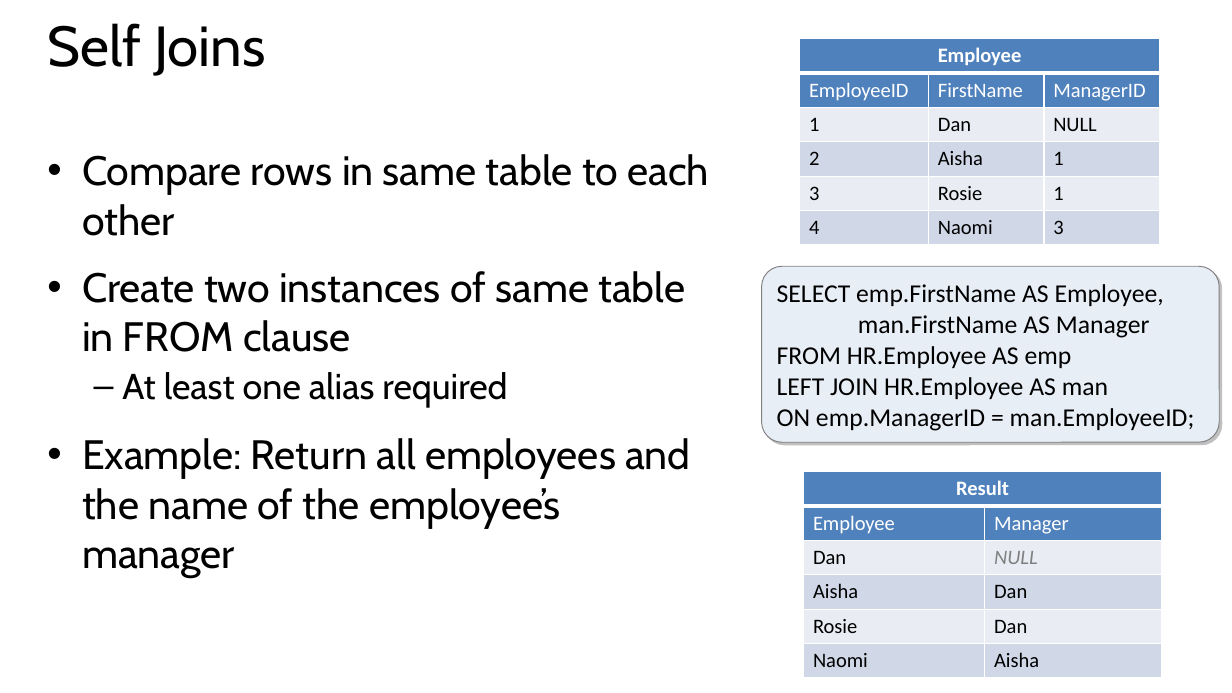
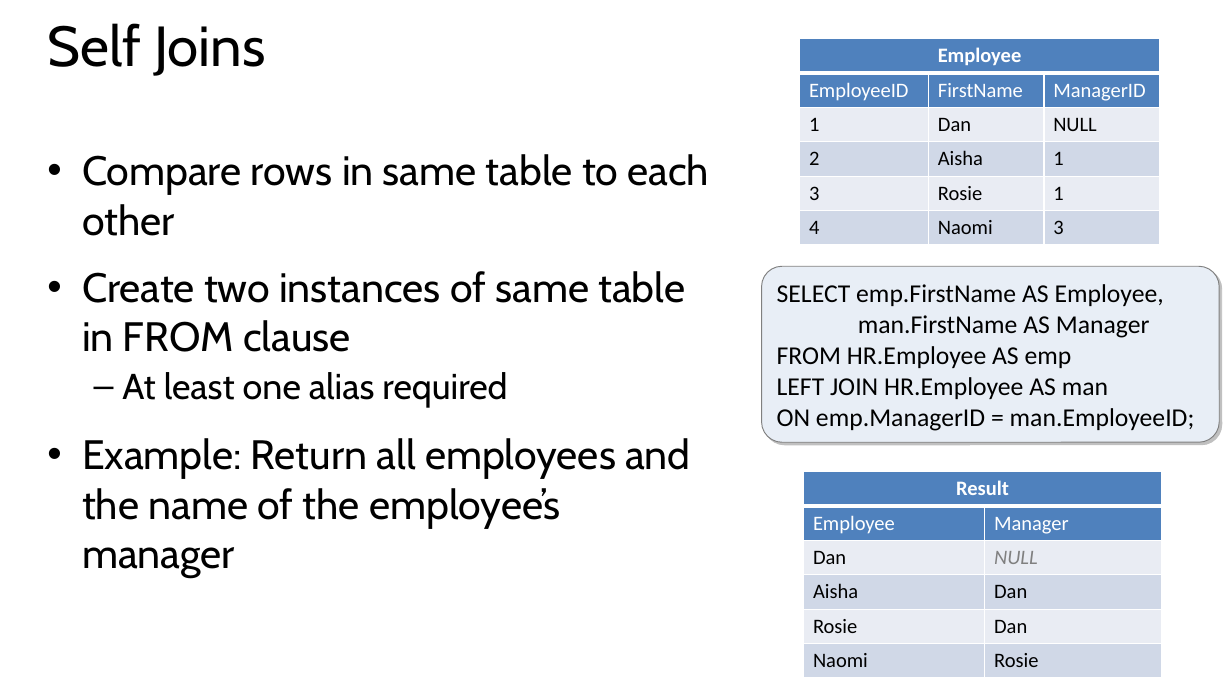
Before and after one commit to nf15/QueryingT-SQL, a slide deck: slide 11 of Slides/Querying_with_T-SQL_-_03.pptx. Drawn at 1232x693 pixels with LibreOffice and Linux fonts; fonts in the diff are those of the drawing. Boxes give left, top, right and bottom in pixels: in the first picture for what was removed or moved away, otherwise in the second. Text is boxed around its words. In the diff, an @@ line names an element or a change of style, - is before the commit and + after.

```diff
--- a/Slides/Querying_with_T-SQL_-_03.pptx
+++ b/Slides/Querying_with_T-SQL_-_03.pptx
@@ table at (804, 471, 1162, 675) @@
-row 6, column 2: Aisha
+row 6, column 2: Rosie
```
Also in this commit, not shown: 1 other file.
